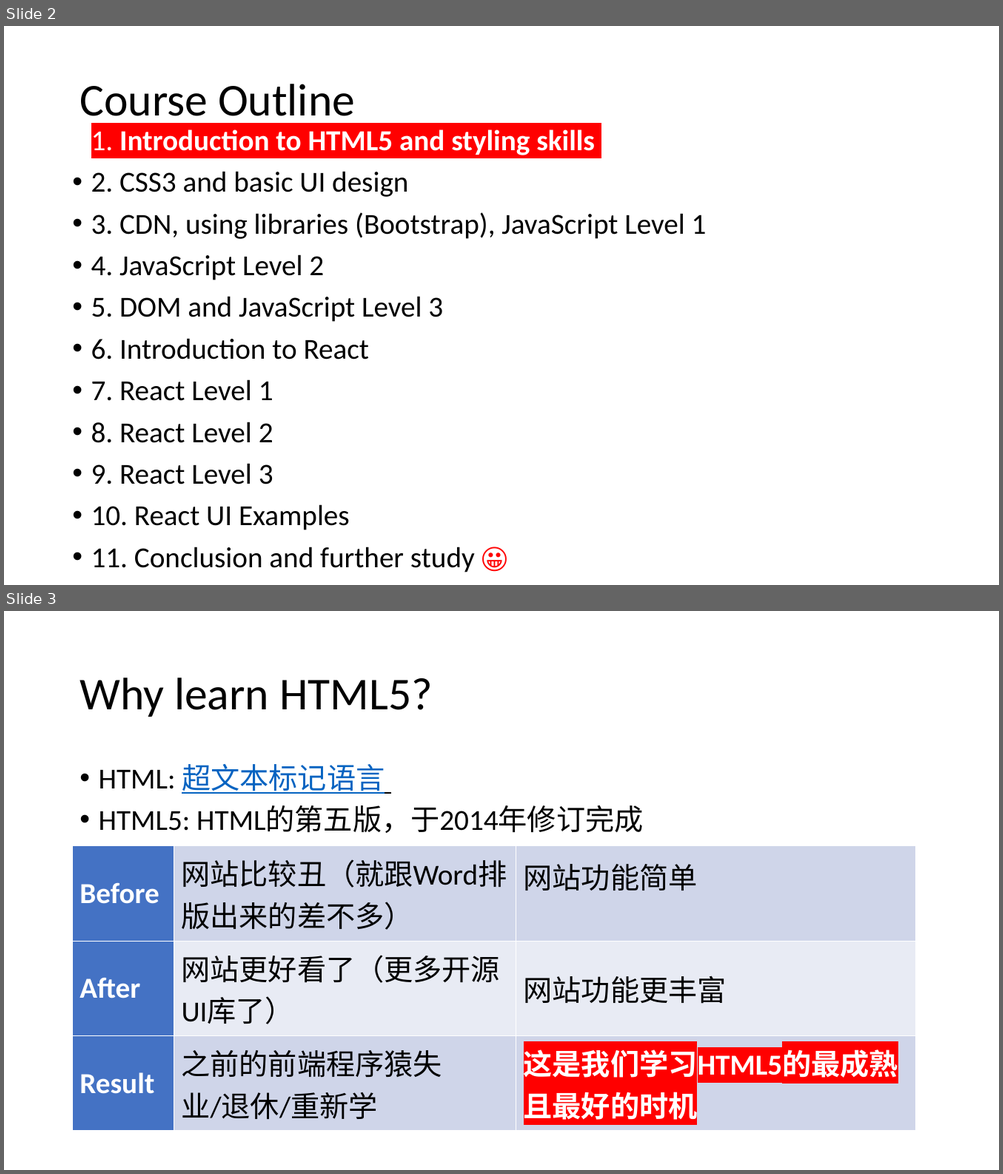
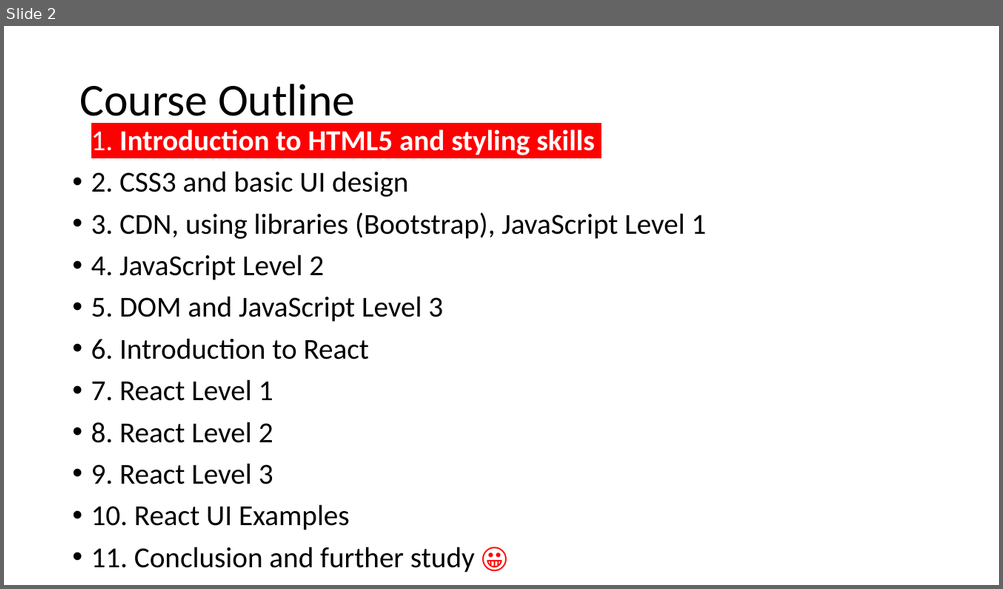
Before and after one commit to PolarisStudio/LGUReact, a slide deck: L1.pptx. Shown one above the other, each under a label of ours: slides 2 and 3 before the commit, slide 2 after it. The pictures are 1003x1174 and 1003x589 pixels, drawn with LibreOffice and Linux fonts; fonts in the diff are those of the drawing. Boxes give left, top, right and bottom in pixels: in the first picture for what was removed or moved away, otherwise in the second. Text is boxed around its words. In the diff, an @@ line names an element or a change of style, - is before the commit and + after.

```diff
--- a/L1.pptx
+++ b/L1.pptx
@@ slide 3 removed at bbox=[4, 611, 999, 1170], background #FFFFFF @@
@@ title removed at bbox=[79, 678, 432, 717] @@
-Why learn HTML5?
@@ text removed at bbox=[99, 764, 643, 833] @@
-• HTML: 超文本标记语言
-• HTML5: HTML的第五版，于2014年修订完成
@@ table removed at bbox=[73, 846, 916, 1131], 3 rows, 3 columns @@
-Before | 网站比较丑（就跟Word排版出来的差不多） | 网站功能简单
-After | 网站更好看了（更多开源UI库了） | 网站功能更丰富
-Result | 之前的前端程序猿失业/退休/重新学 | 这是我们学习HTML5的最成熟且最好的时机
```
Also in this commit, not shown: 20 slides added.
